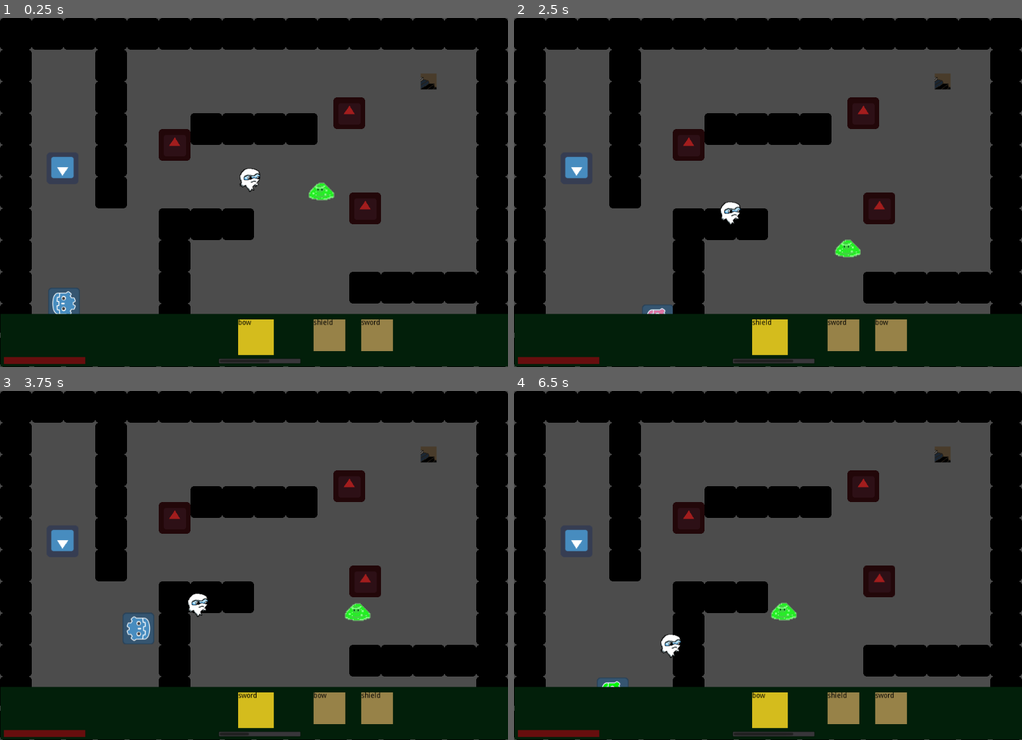
Above: before the commit, frames 1-4 (two rows, left to right).
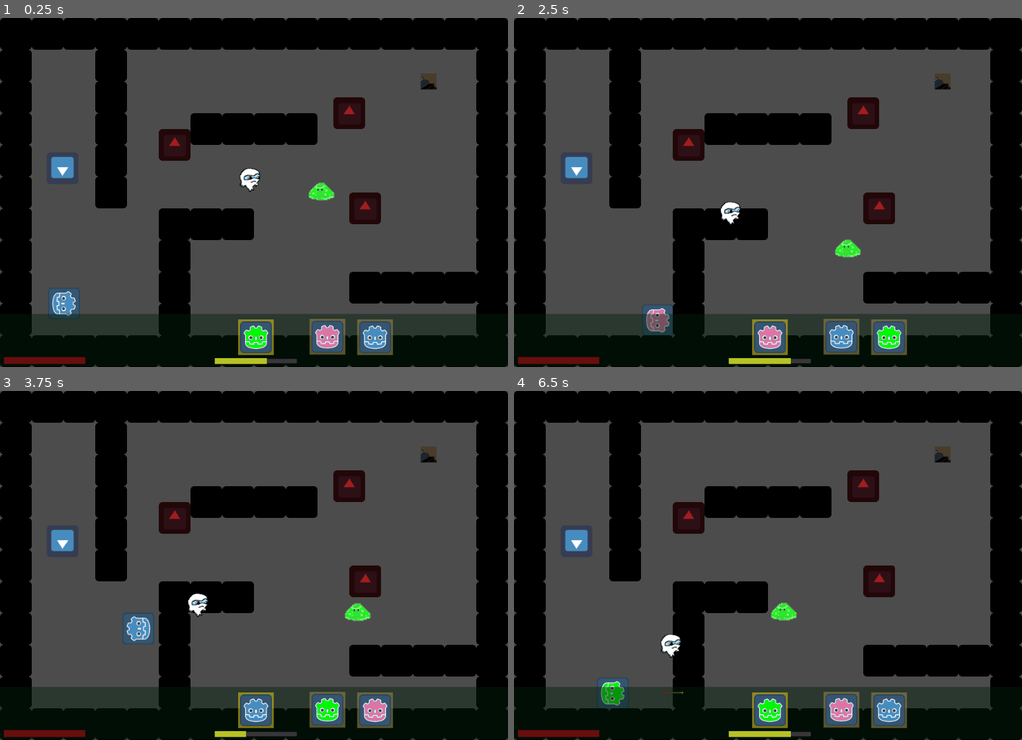
Above: after the commit, the same moments.

Repository: mfurtak/gmtk-game-jam-2019
Game: Godot game, scene res://Main.tscn
Two runs of this game, one before a commit and one after it. Both use one fixed random seed, a clock stepped at 60 frames per second and the inputs below. The engine's default icon, where the game draws it, is replaced by a stand-in: a white triangle on a blue panel in a dark square.
Inputs:
- Up to frame 1 (0.25 s): no input
- Up to frame 2 (2.5 s): hold Right (ui_right) 0.53-1.28 s; tap Space (ui_select) at 0.77, 1.52 s; hold Down (ui_down) 1.28-2.03 s; hold Right (ui_right) from 2.03 s (still down)
- Up to frame 3 (3.75 s): release Right (ui_right) at 2.78 s; hold Up (ui_up) 2.78-3.53 s; tap Space (ui_select) at 3.02 s; hold Left (ui_left) from 3.53 s (still down)
- Up to frame 4 (6.5 s): tap Space (ui_select) at 3.77, 4.52, 6.02 s; release Left (ui_left) at 5.03 s; hold Down (ui_down) 5.03-5.78 s; hold Right (ui_right) from 5.78 s (still down)

The runs differ from the first frame. In frame 1, 6.5% of the frame differs, in the area x 0-100%, y 84-100%; in frame 2, 6.6%; in frame 3, 6.4%; in frame 4, 6.6%.

Commit message:
Update the HUD to display item images

Diff:
--- a/gmtk-godot/HUD.gd
+++ b/gmtk-godot/HUD.gd
@@ -42,16 +42,17 @@
 
 	_set_cards()
 
-
 func _set_cards():
 	var items_queue = player.items_queue
 
 	for i in range(4):
+		var hud_item = hud_items[i]
 		if items_queue.size() > i:
-			hud_items[i].show()
-			hud_items[i].set_text(player.get_item_name(items_queue[i]))
+			var item = items_queue[i]
+			hud_item.show()
+			hud_item.set_image(player.get_item_image(item))
 		else:
-			hud_items[i].hide()
+			hud_item.hide()
 
 	if items_queue.size() >= 5:
 		item_stack_node.show()
--- a/gmtk-godot/HUD.tscn
+++ b/gmtk-godot/HUD.tscn
@@ -1,7 +1,10 @@
-[gd_scene load_steps=4 format=2]
+[gd_scene load_steps=5 format=2]
 
 [ext_resource path="res://HUD.gd" type="Script" id=1]
 [ext_resource path="res://HudItem.tscn" type="PackedScene" id=2]
+
+[sub_resource type="StyleBoxFlat" id=2]
+bg_color = Color( 0.713726, 0.760784, 0.145098, 1 )
 
 [sub_resource type="StyleBoxFlat" id=1]
 bg_color = Color( 0.403922, 0.054902, 0.054902, 1 )
@@ -10,20 +13,20 @@
 script = ExtResource( 1 )
 
 [node name="HudBar" type="ColorRect" parent="."]
-margin_left = 1.0
 margin_top = 597.0
-margin_right = 1025.0
+margin_right = 1024.0
 margin_bottom = 703.0
-color = Color( 0.00784314, 0.121569, 0.0392157, 1 )
+color = Color( 0.00784314, 0.121569, 0.0392157, 0.45098 )
 
 [node name="CurrentItemProgress" type="ProgressBar" parent="."]
 anchor_top = 1.0
 anchor_right = 1.0
 anchor_bottom = 1.0
-margin_left = 440.0
+margin_left = 433.0
 margin_top = -18.0
-margin_right = -417.0
+margin_right = -424.0
 margin_bottom = -6.0
+custom_styles/fg = SubResource( 2 )
 percent_visible = false
 
 [node name="HealthProgress" type="ProgressBar" parent="."]
@@ -49,22 +52,22 @@
 active_item = true
 
 [node name="SecondItem" parent="ItemCards" instance=ExtResource( 2 )]
-margin_left = 632.0
-margin_top = 608.0
+margin_left = 624.0
+margin_top = 607.402
 margin_right = -328.0
-margin_bottom = -32.0
+margin_bottom = -24.598
 
 [node name="ThirdItem" parent="ItemCards" instance=ExtResource( 2 )]
-margin_left = 728.0
+margin_left = 720.0
 margin_top = 608.0
 margin_right = -232.0
-margin_bottom = -32.0
+margin_bottom = -24.0
 
 [node name="FourthItem" parent="ItemCards" instance=ExtResource( 2 )]
-margin_left = 824.0
+margin_left = 816.0
 margin_top = 608.0
 margin_right = -136.0
-margin_bottom = -32.0
+margin_bottom = -24.0
 
 [node name="ItemStack" type="ColorRect" parent="ItemCards"]
 margin_left = 920.0
--- a/gmtk-godot/HudItem.gd
+++ b/gmtk-godot/HudItem.gd
@@ -2,21 +2,18 @@
 
 export var active_item = false
 
-var text setget set_text, get_text
+var image setget set_image
 
 # Called when the node enters the scene tree for the first time.
 func _ready():
 	if active_item:
-		color = Color("#d4bc1d")
+		color = Color("#99d4bc1d")
 	else:
-		color = Color("#978248")
+		color = Color("#99978248")
 
 # Called every frame. 'delta' is the elapsed time since the previous frame.
 #func _process(delta):
 #	pass
 
-func set_text(new_text):
-    $Label.text = new_text
-
-func get_text():
-    return $Label.text
+func set_image(new_image):
+	$ItemImage.texture = new_image
--- a/gmtk-godot/HudItem.tscn
+++ b/gmtk-godot/HudItem.tscn
@@ -5,12 +5,17 @@
 [node name="HudItem" type="ColorRect"]
 anchor_right = 1.0
 anchor_bottom = 1.0
+margin_right = -952.0
+margin_bottom = -632.0
 script = ExtResource( 1 )
 __meta__ = {
 "_edit_group_": true
 }
 
-[node name="Label" type="RichTextLabel" parent="."]
+[node name="ItemImage" type="TextureRect" parent="."]
 anchor_right = 1.0
 anchor_bottom = 1.0
-custom_colors/default_color = Color( 0, 0, 0, 1 )
+margin_left = 4.0
+margin_top = 4.0
+margin_right = -4.0
+margin_bottom = -4.0
--- a/gmtk-godot/Player.gd
+++ b/gmtk-godot/Player.gd
@@ -1,6 +1,12 @@
 extends KinematicBody2D
 
 enum Items {SWORD, BOW, SHIELD}
+
+var sword_resource =  preload("res://player_sword.png")
+var bow_resource =  preload("res://player_bow.png")
+var shield_resource =  preload("res://player_shield.png")
+
+var items_to_images = {}
 
 var moving_direction = Vector2()
 var facing_direction = Vector2(1,0)
@@ -37,6 +43,11 @@
 # Called when the node enters the scene tree for the first time.
 func _ready():
 	sprites = [$sword, $shield, $bow]
+	items_to_images = {
+		Items.SWORD: sword_resource,
+		Items.SHIELD: shield_resource,
+		Items.BOW: bow_resource
+	}
 	_render()
 
 # Called every frame. 'delta' is the elapsed time since the previous frame.
@@ -91,9 +102,6 @@
 	if is_action_pressed:
 		_on_attack()
 
-#	$ShieldSprite.
-
-
 	var total_item_period = float(BASE_ITEMS_PERIOD + (PER_ITEM_PERIOD * items_queue.size()))
 	var item_duration = total_item_period / float(items_queue.size())
 
@@ -154,6 +162,9 @@
 			return 'shield'
 		_:
 			print("spillover in get_item_name")
+
+func get_item_image(item):
+	return items_to_images.get(item)
 
 func _on_ItemSwapTimer_timeout():
 	# Rotate the item
